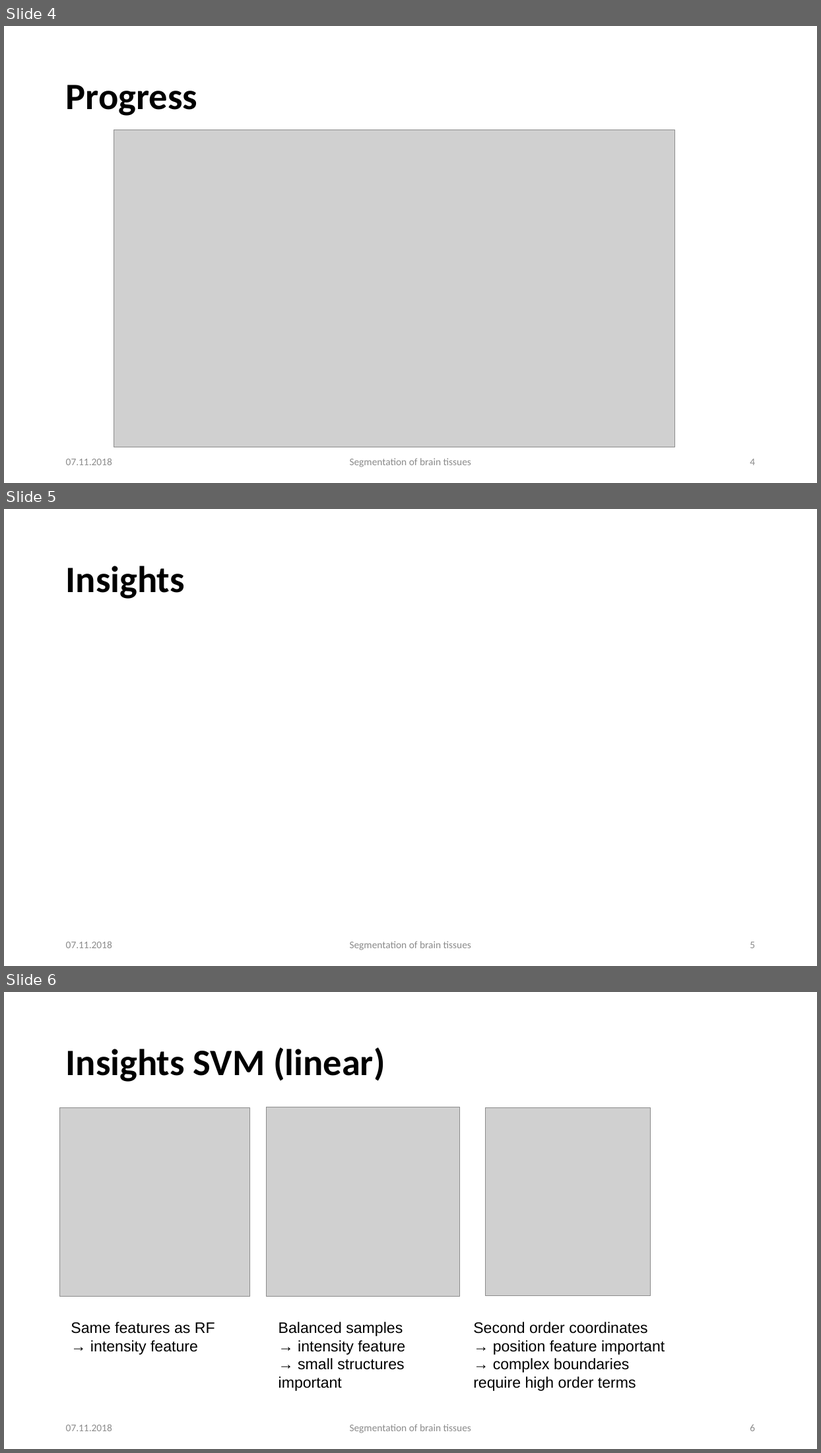
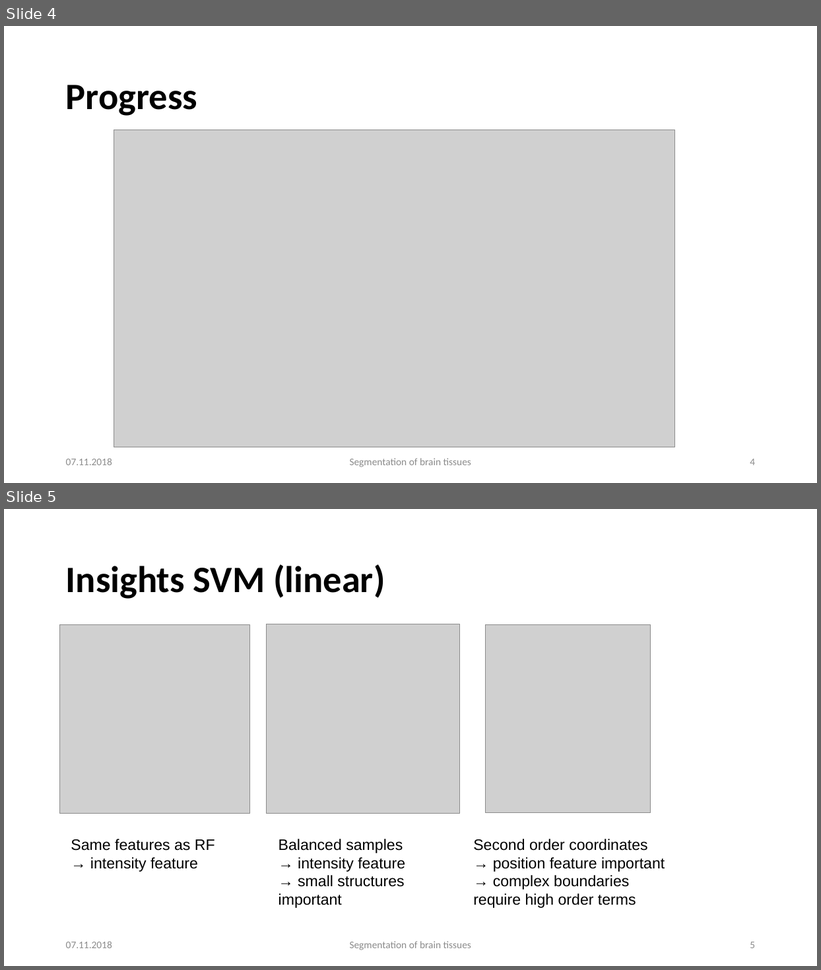
Before and after one commit to mhayoz/MIALab, a slide deck: Midterm Mialab.pptx. Shown one above the other, each under a label of ours: slides 4, 5 and 6 before the commit, slides 4 and 5 after it. The pictures are 821x1453 and 821x970 pixels, drawn with LibreOffice and Linux fonts; fonts in the diff are those of the drawing; grey boxes stand for pictures; background and template pictures are left out. Boxes give left, top, right and bottom in pixels: in the first picture for what was removed or moved away, otherwise in the second. Text is boxed around its words. In the diff, an @@ line names an element or a change of style, - is before the commit and + after.

```diff
--- a/Midterm Mialab.pptx
+++ b/Midterm Mialab.pptx
@@ slide 5 removed at (4,509,817,966), background #FFFFFF @@
@@ text removed at (66,566,185,599) @@
-Insights
@@ text removed at (66,941,112,949) @@
-07.11.2018
@@ text removed at (350,941,471,951) @@
-Segmentation of brain tissues
@@ page number removed at (750,942,755,949) @@
-5
@@ what was slide 6 is now slide 5 @@
@@ page number at (750,942,755,949): text changed @@
-6
+5
```
Also in this commit, not shown: 1 slide changed.
